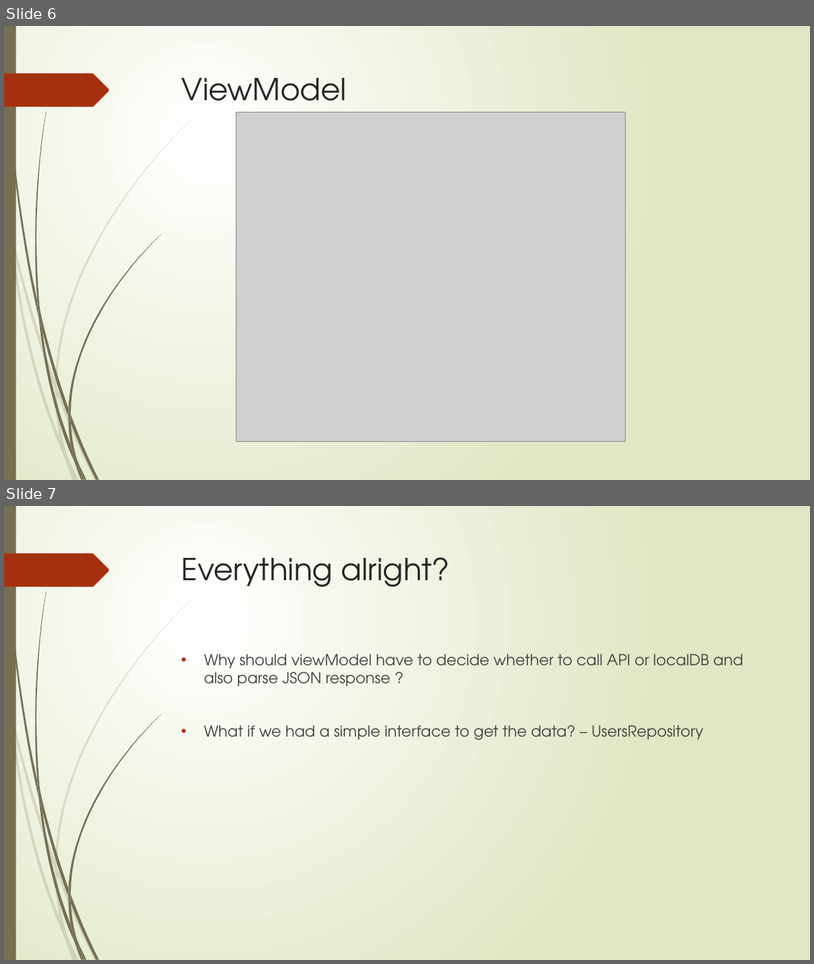
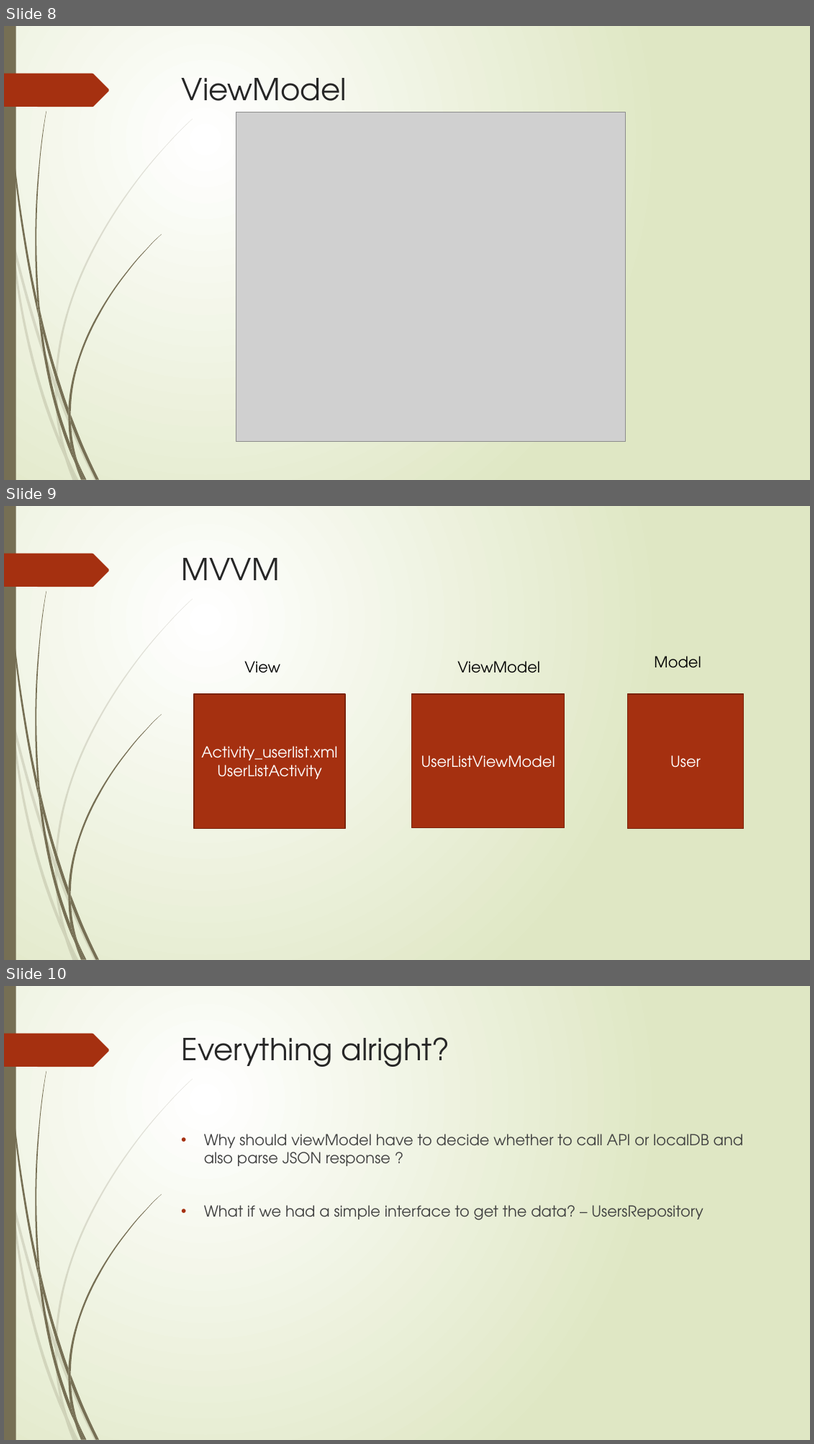
Before and after one commit to naveen246/Users, a slide deck: Jetpack.pptx. Shown one above the other, each under a label of ours: slides 6 and 7 before the commit, slides 8, 9 and 10 after it. The pictures are 814x964 and 814x1444 pixels, drawn with LibreOffice and Linux fonts; fonts in the diff are those of the drawing; grey boxes stand for pictures. Boxes give left, top, right and bottom in pixels: in the first picture for what was removed or moved away, otherwise in the second. Text is boxed around its words. In the diff, an @@ line names an element or a change of style, - is before the commit and + after.

```diff
--- a/Jetpack.pptx
+++ b/Jetpack.pptx
@@ slide 9 added at (4, 506, 810, 960), background gradient #FFFFFF to #DFE8C4; not listed: 24 template elements that a slide beside it also shows @@
@@ title added at (182, 558, 280, 580), 36 pt, text #262626 @@
+MVVM
@@ text added at (654, 656, 701, 668), 18 pt, text #000000 @@
+Model
@@ text added at (244, 661, 280, 673), 18 pt, text #000000 @@
+View
@@ text added at (458, 661, 540, 673), 18 pt, text #000000 @@
+ViewModel
@@ rectangle added at (194, 694, 345, 829), fill #A53010, outline #7A240C 1.25 pt, 18 pt, text #FFFFFF @@
+Activity_userlist.xml
+UserListActivity
@@ rectangle added at (412, 694, 565, 828), fill #A53010, outline #7A240C 1.25 pt, 18 pt, text #FFFFFF @@
+UserListViewModel
@@ rectangle added at (628, 694, 744, 829), fill #A53010, outline #7A240C 1.25 pt, 18 pt, text #FFFFFF @@
+User
@@ what was slide 6 is now slide 8 @@
@@ what was slide 7 is now slide 10 @@
```
Also in this commit, not shown: 6 slides changed, 3 other slides added, 3 other files.
